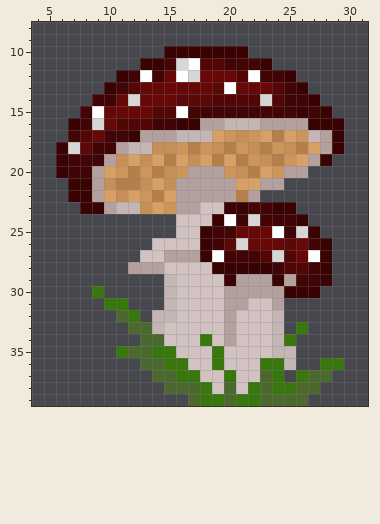
A pixel-art sprite gets an edit: Assets/grafik/extra grafik/shrooms.png. This is how it looked before the edit.
The file is 40x40 pixels. Shown: x 4..31, y 8..39. The old version is drawn lined up with the new one.
After:
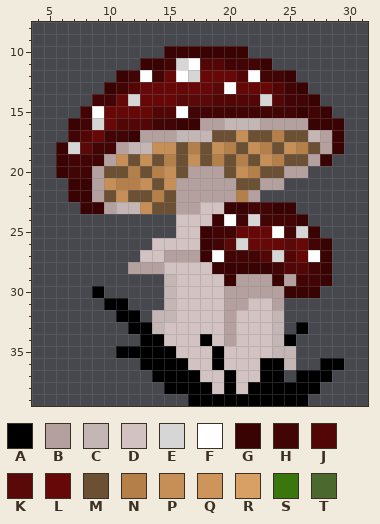
Palette (. is transparent): A #000000  B #b5a0a0  C #c5b6b6  D #d2c2c2  E #d6d6d6  F #ffffff  G #3a0303  H #420505  J #520606  K #5a0909  L #670808  M #6c5034  N #b57f49  P #c58f57  Q #ce955b  R #d9a066  S #39770e  T #4b692f
Diff:
{"change": "whole drawing moved by -10,+0 (the old picture is shown already moved)"}
{"y":17,"x":19,"old":"RQ","new":"MM"}
{"y":17,"x":22,"old":"QR","new":"MM"}
{"y":17,"x":25,"old":"RQ","new":"MM"}
{"y":18,"x":16,"old":"Q","new":"M"}
{"y":18,"x":18,"old":"Q","new":"M"}
{"y":18,"x":21,"old":"Q","new":"M"}
{"y":18,"x":24,"old":"Q","new":"M"}
{"y":18,"x":27,"old":"R","new":"M"}
{"y":19,"x":12,"old":"R","new":"M"}
{"y":19,"x":14,"old":"R","new":"M"}
{"y":19,"x":16,"old":"R","new":"M"}
{"y":19,"x":18,"old":"R","new":"M"}
{"y":19,"x":20,"old":"R","new":"M"}
{"y":19,"x":22,"old":"Q","new":"M"}
{"y":19,"x":25,"old":"QR","new":"MM"}
{"y":20,"x":10,"old":"RQ","new":"MM"}
{"y":20,"x":13,"old":"Q","new":"M"}
{"y":20,"x":16,"old":"Q","new":"M"}
{"y":20,"x":20,"old":"Q","new":"M"}
{"y":20,"x":23,"old":"RQ","new":"MM"}
{"y":21,"x":14,"old":"R","new":"M"}
{"y":21,"x":21,"old":"RR","new":"MM"}
{"y":22,"x":10,"old":"R","new":"M"}
{"y":22,"x":12,"old":"RQ","new":"MM"}
{"y":22,"x":15,"old":"R","new":"M"}
{"y":23,"x":14,"old":"RQ","new":"MM"}
{"y":30,"x":9,"old":"S","new":"A"}
{"y":31,"x":10,"old":"SS","new":"AA"}
{"y":32,"x":11,"old":"TS","new":"AA"}
{"y":33,"x":12,"old":"TT","new":"AA"}
{"y":33,"x":26,"old":"S","new":"A"}
{"y":34,"x":13,"old":"TT","new":"AA"}
{"y":34,"x":18,"old":"S","new":"A"}
{"y":34,"x":25,"old":"S","new":"A"}
{"y":35,"x":11,"old":"STTSS","new":"AAAAA"}
{"y":35,"x":19,"old":"S","new":"A"}
{"y":36,"x":13,"old":"TTSS","new":"AAAA"}
{"y":36,"x":19,"old":"S","new":"A"}
{"y":36,"x":23,"old":"SS","new":"AA"}
{"y":36,"x":28,"old":"SS","new":"AA"}
{"y":37,"x":14,"old":"TTSS","new":"AAAA"}
{"y":37,"x":20,"old":"S","new":"A"}
{"y":37,"x":23,"old":"TS","new":"AA"}
{"y":37,"x":26,"old":"STT","new":"AAA"}
{"y":38,"x":15,"old":"TTTS","new":"AAAA"}
{"y":38,"x":20,"old":"T","new":"A"}
{"y":38,"x":22,"old":"STSSTT","new":"AAAAAA"}
{"y":39,"x":17,"old":"TSSTSSTTTT","new":"AAAAAAAAAA"}
{"label":"changed","picture_box":[104,130,320,214]}
{"label":"changed","picture_box":[92,286,344,406]}
